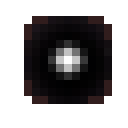
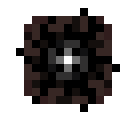
Layer changes from the first 128 x 128 image to the second:
added layer "Pasted Layer #1" above "Pasted Layer" over [16,8,120,112]
